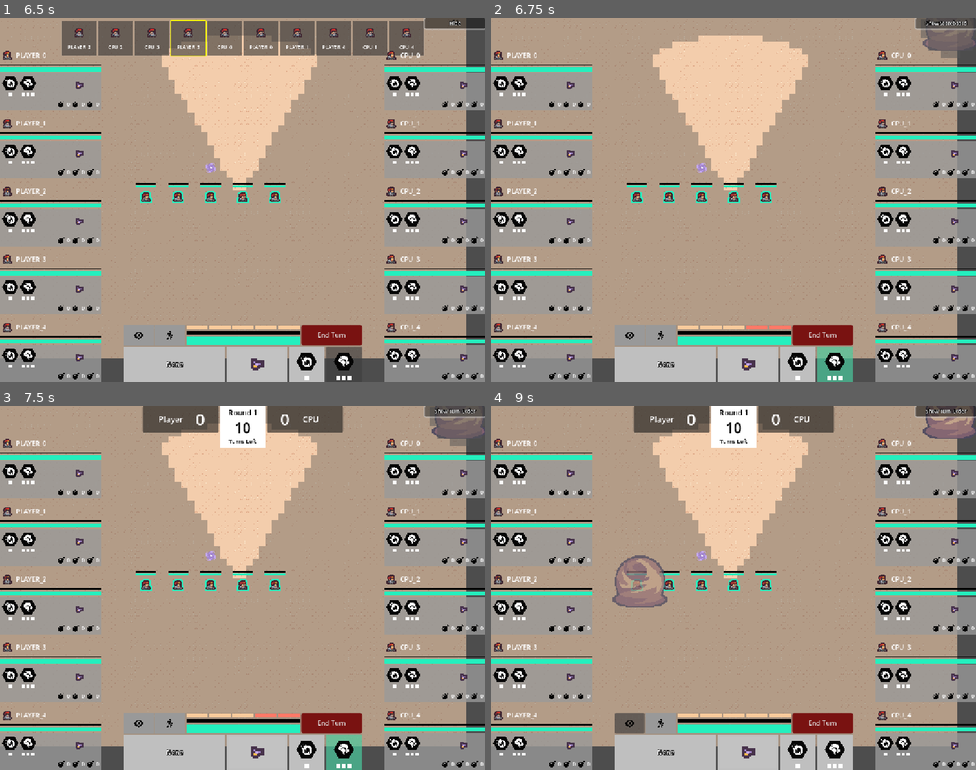
Above: before the commit, frames 1-4 (two rows, left to right).
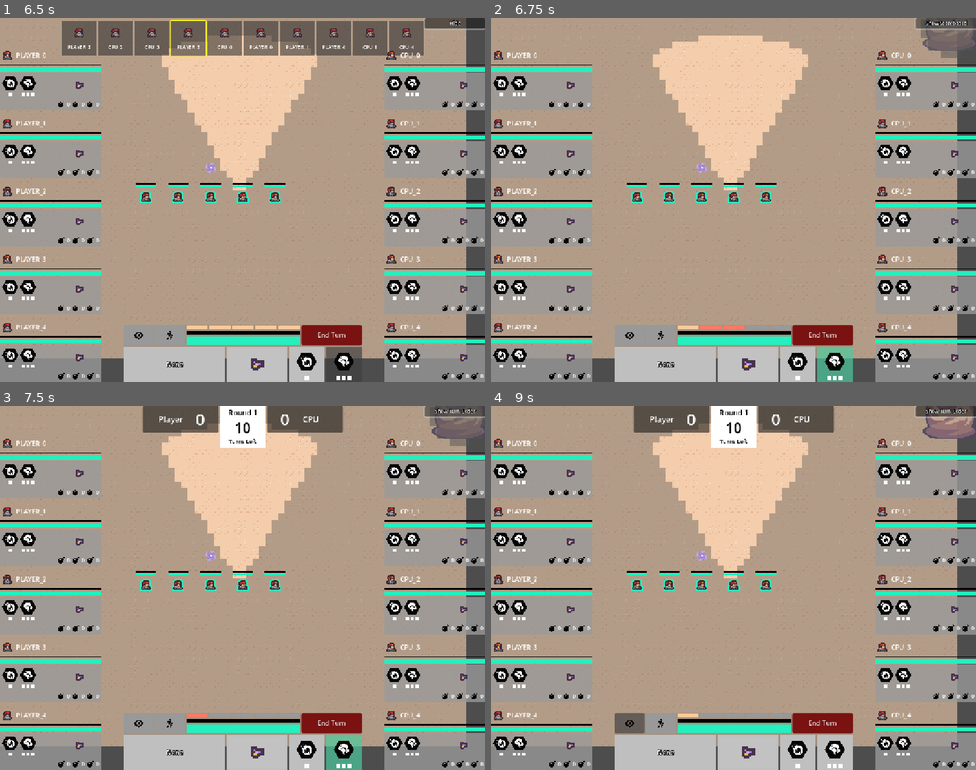
Above: after the commit, the same moments.

Repository: david8zhang/valorant-team-manager-godot
Game: Godot game, scene res://scenes/GameRound.tscn
Same seed, same stepped clock (60 frames per second), same inputs: the game is played once before the commit and once after it.
Inputs (mouse positions are in pixels of both pictures, inside the frame that each line leads up to):
- Up to frame 1 (6.5 s): click (135, 334) at 0.5 s; click (169, 334) at 1.25 s; click "End Turn" at 2 s; click "Show Turn Order" at 2.75 s; click "None" at 3.5 s; click "None" at 4.25 s; click (305, 363) at 5 s; click (344, 363) at 5.75 s
- Up to frame 2 (6.75 s): click "Hide" at 6.5 s
- Up to frame 3 (7.5 s): click "Show Scoreboard" at 7.25 s
- Up to frame 4 (9 s): click (636, 584) at 8.02 s; click (626, 722) at 8.75 s

Frame 1 is identical in both runs. In frame 2, 0.2% of the frame differs, in the area x 43-62%, y 84-86%; in frame 3, 0.2%; in frame 4, 1.2%, in the area x 25-62%, y 41-86%.

Commit message:
have smokes dissipate over time

Diff:
--- a/codebase/scripts/AgentController.gd
+++ b/codebase/scripts/AgentController.gd
@@ -86,11 +86,11 @@
 
 func _process(_delta):
 	if game_round.curr_turn_side == GameRound.Side.PLAYER and !is_hovering_action_menu:
+		var is_defusing_or_planting = selected_agent.is_defusing or selected_agent.is_planting
 		match curr_action_state:
 			ActionState.MOVE:
 				var pos_to_move_to = game_round.map.get_world_pos_from_tile_pos(highlight_overlay.hovered_tile_pos)
 				var ap_cost_for_move = game_round.get_ap_cost_for_movement(selected_agent.global_position, pos_to_move_to)
-				var is_defusing_or_planting = selected_agent.is_defusing or selected_agent.is_planting
 				highlight_overlay.is_pos_valid = ap_cost_for_move <= selected_agent.rem_action_points and !is_defusing_or_planting
 				action_menu.preview_ap_cost(ap_cost_for_move)
 				if Input.is_action_just_pressed("mouse_left"):
@@ -107,9 +107,13 @@
 				var mouse_world_pos = get_global_mouse_position()
 				var hovered_tile_pos = map.ground_layer.local_to_map(game_round.to_local(mouse_world_pos))
 				ability_to_process.handle_hover(hovered_tile_pos.x, hovered_tile_pos.y)
-				action_menu.preview_ap_cost(ability_to_process.ability_stats.ap_cost)
+				var ap_cost_for_ability = ability_to_process.ability_stats.ap_cost
+				action_menu.preview_ap_cost(ap_cost_for_ability)
 				if Input.is_action_just_pressed("mouse_left"):
-					ability_to_process.handle_click(hovered_tile_pos.x, hovered_tile_pos.y)
+					if ap_cost_for_ability <= selected_agent.rem_action_points and !is_defusing_or_planting:
+						selected_agent.rem_action_points -= ap_cost_for_ability
+						action_menu.update_all()
+						ability_to_process.handle_click(hovered_tile_pos.x, hovered_tile_pos.y)
 
 func start_turn(agent_to_select: Agent):
 	agent_to_select.rem_action_points = Agent.TOTAL_ACTION_POINTS
@@ -132,7 +136,6 @@
 		game_round.continue_bomb_defuse(selected_agent)
 	elif selected_agent.is_planting:
 		game_round.continue_bomb_plant(selected_agent)
-
 	on_complete_turn.emit()
 
 func select_agent(agent: Agent):
--- a/codebase/scripts/GameRound.gd
+++ b/codebase/scripts/GameRound.gd
@@ -129,6 +129,7 @@
 
 func go_to_next_turn_cycle():
 	scoreboard.decrement_turn()
+	handle_smoke_timers()
 	var win_condition = get_win_condition()
 	if win_condition != -1:
 		handle_win_condition(win_condition)
@@ -360,3 +361,13 @@
 		if smoke.is_position_smoked(point):
 			return true
 	return false
+
+func handle_smoke_timers():
+	for s in smokes_on_field:
+		var smoke = s as Smoke.InGameSmoke
+		smoke.turns_to_live -= 1
+		if smoke.turns_to_live == 0:
+			smoke.dissipate()
+	smokes_on_field = smokes_on_field.filter(func (smoke): return smoke.turns_to_live > 0)
+	for a in player_team.agents:
+		a.update_visible_tiles()
--- a/codebase/scripts/abilities/Smoke.gd
+++ b/codebase/scripts/abilities/Smoke.gd
@@ -2,7 +2,7 @@
 extends Ability
 
 static var SMOKE_RADIUS = 4
-static var SMOKE_TURN_DURATION = 3
+static var SMOKE_TURN_DURATION = 2
 
 var hl_tiles = []
 var smoke_sprites_on_map = []
@@ -24,6 +24,13 @@
 			if tile.x == pos.x and tile.y == pos.y:
 				return true
 		return false
+
+	func dissipate():
+		var tween = sprite.create_tween()
+		tween.tween_property(sprite, "modulate:a", 0, 0.5)
+		var on_finished = func _finished():
+			sprite.queue_free()
+		tween.finished.connect(on_finished)
 
 
 func handle_hover(x_pos: int, y_pos: int):
